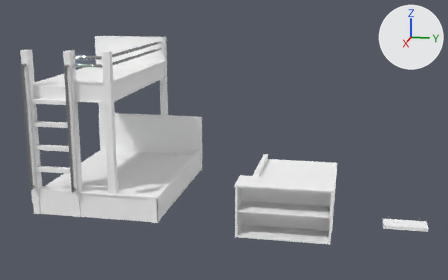
What one commit did to the glTF model public/models/bunks-ladder.glb.
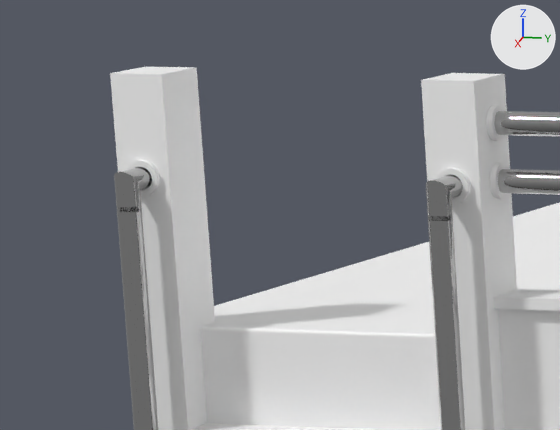
Each version appears first whole from a 50 mm camera at (7.82, 2.97, 2.72) aimed at (0.2, 1.44, 0.81), and next in a close-up on the part from 1% to 18% of the width and 14% to 36% of the height. Arrows for +X, +Y and +Z are at upper right; the lights stay in place. The older version's two pictures come first. Where no turn or scale is listed for an object, it has been applied to the vertices. Vertices at exactly the same position are counted once.

Objects in the first close-up: 'bar-flang.024', 'bar-flang.027', 'bar-guard.008', 'bar-guard.009', 'bar-ladder.004', 'bar-ladder.005', 'leg-molding.007', 'leg-molding.008', 'leg.011', 'leg.015', 'leg.016', 'twin-foot-molding.006', 'twin-foot-molding.007', 'twin-platform-top.002' and 6 more.
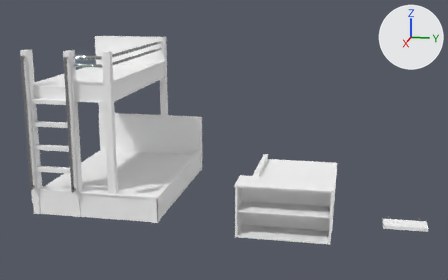
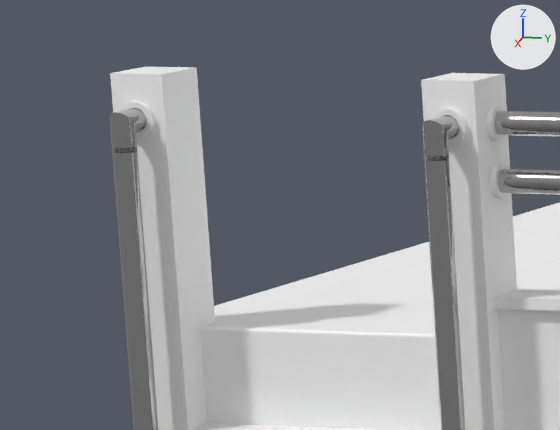
Where the newer file only moved an object's origin or applied its transform, the numbers keep the older frame.

Where the change shows, as pixel boxes (x1, y1, x2, y2) in the close-ups (560 x 430 px):
'bar-ladder.005', moved, rescaled: before (114, 167, 159, 430); after (110, 108, 159, 430)
'bar-ladder.004', moved, rescaled: before (426, 175, 465, 430); after (422, 115, 465, 430)
'bar-flang.024', moved: before (436, 168, 471, 204); after (433, 109, 467, 145)
'bar-flang.027', moved: before (126, 160, 160, 196); after (121, 102, 155, 138)

Edits to the bpy script that builds the scene:
```text
Change me_elbow_joint_072:
    used by ob_bar_ladder_004; location = (1.194, -0.197, 1.096)
    remove me_elbow_joint_072.from_pydata(...)  # 256 vertices, 380 faces; spans x -0.07..0.04, y -0.02..0.02, z -0.76..0.76
    add me_elbow_joint_072.from_pydata(...)  # 256 vertices, 380 faces; spans x -0.07..0.04, y -0.02..0.02, z -0.76..0.86
    me_elbow_joint_072 part 1: the whole mesh is scaled about its middle by (1, 1, 1.06), then moved by (0.0, 0.0, 0.05)
Change me_elbow_joint_073:
    used by ob_bar_ladder_005; location = (1.188, -0.732, 1.096)
    remove me_elbow_joint_073.from_pydata(...)  # 256 vertices, 380 faces; spans x -0.07..0.04, y -0.02..0.02, z -0.76..0.76
    add me_elbow_joint_073.from_pydata(...)  # 256 vertices, 380 faces; spans x -0.07..0.04, y -0.02..0.02, z -0.76..0.86
    me_elbow_joint_073 part 2: the whole mesh is scaled about its middle by (1, 1, 1.06), then moved by (0.0, 0.0, 0.05)
Change ob_bar_flang_024:
    ob_bar_flang_024.location: (1.167, -0.197, 1.842) -> (1.167, -0.197, 1.935)
Change ob_bar_flang_027:
    ob_bar_flang_027.location: (1.167, -0.73, 1.842) -> (1.167, -0.732, 1.935)
```
